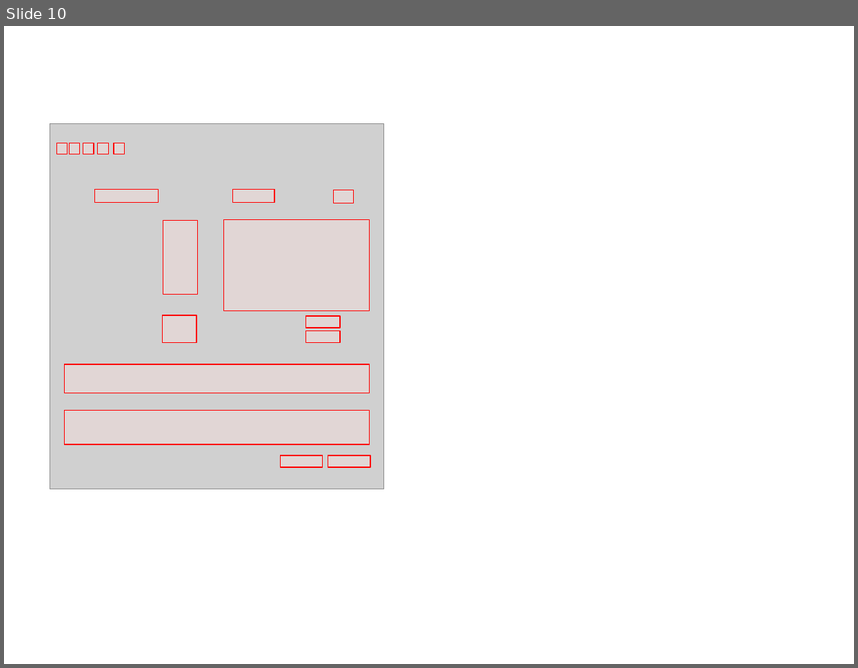
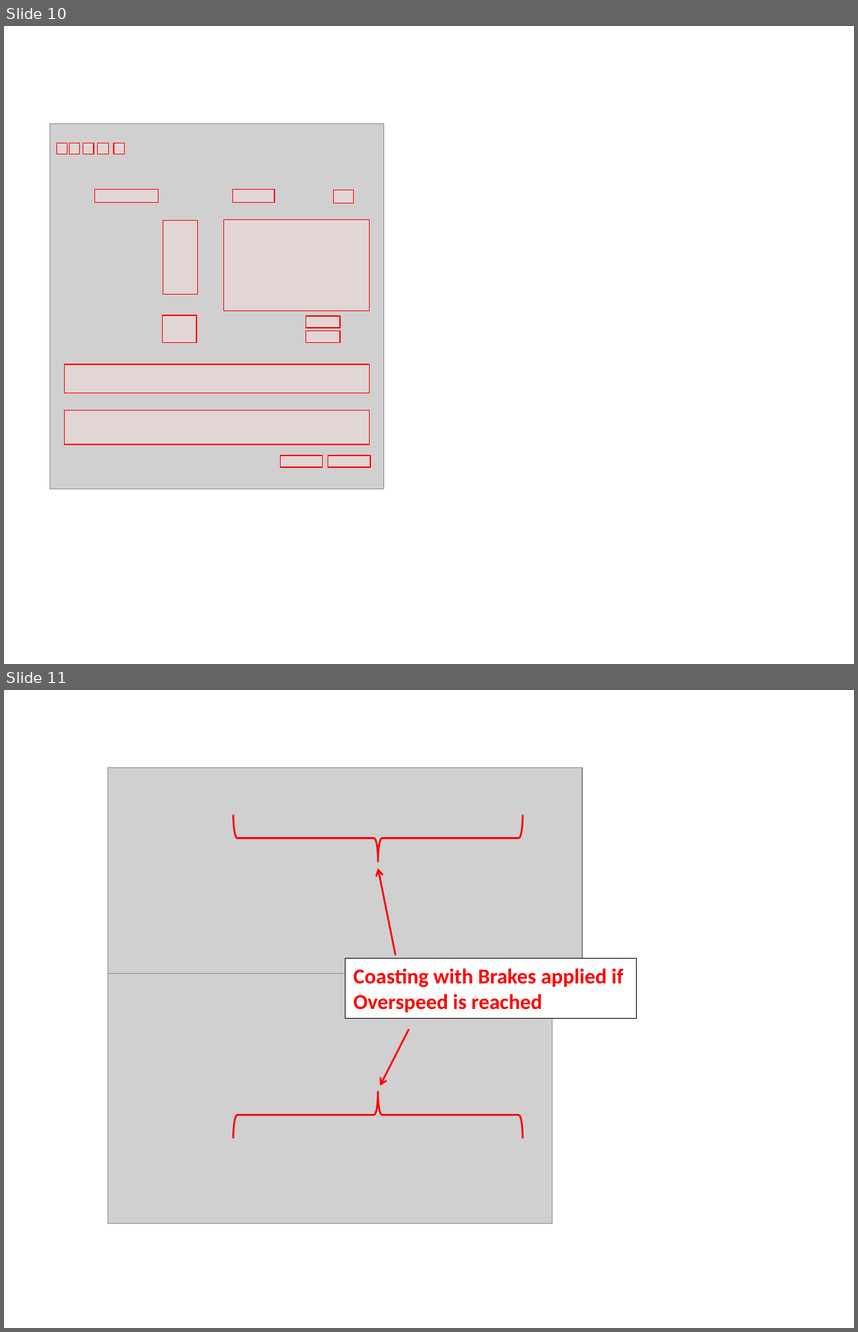
Before and after one commit to CLIMA-VECTO/vecto-sim, a slide deck: User Manual Source/material User Manual.pptx. Shown one above the other, each under a label of ours: slide 10 before the commit, slides 10 and 11 after it. The pictures are 858x668 and 858x1332 pixels, drawn with LibreOffice and Linux fonts; fonts in the diff are those of the drawing; grey boxes stand for pictures. Boxes give left, top, right and bottom in pixels: in the first picture for what was removed or moved away, otherwise in the second. Text is boxed around its words. In the diff, an @@ line names an element or a change of style, - is before the commit and + after.

Commit message:
- Updated User Manual - Added PicCoordLogger.exe (for User Manual development) - Updated Tabindices for F_GEN controls - Disabled distance correction for coasting to avoid engine leaving coasting operation

```diff
--- a/User Manual Source/material User Manual.pptx
+++ b/User Manual Source/material User Manual.pptx
@@ slide 11 added at (x1=4, y1=690, x2=854, y2=1328), background #FFFFFF @@
@@ picture added at (x1=107, y1=768, x2=582, y2=1005) @@
@@ right brace added at (x1=233, y1=814, x2=522, y2=861), outline #FF0000 1.5 pt @@
@@ arrow added from (396, 955) to (378, 869), #FF0000 1.5 pt @@
@@ rectangle added at (x1=345, y1=958, x2=637, y2=1019), fill #FFFFFF, outline #000000 0.75 pt, 18 pt, text #FF0000, bold @@
+Coasting with Brakes applied if Overspeed is reached
@@ picture added at (x1=107, y1=973, x2=553, y2=1223) @@
@@ arrow added from (408, 1029) to (380, 1085), #FF0000 1.5 pt @@
@@ right brace added at (x1=233, y1=1091, x2=522, y2=1138), outline #FF0000 1.5 pt @@
```
Also in this commit, not shown: 1 slide changed, 7 other slides added, 1 slide removed, 37 other files.
